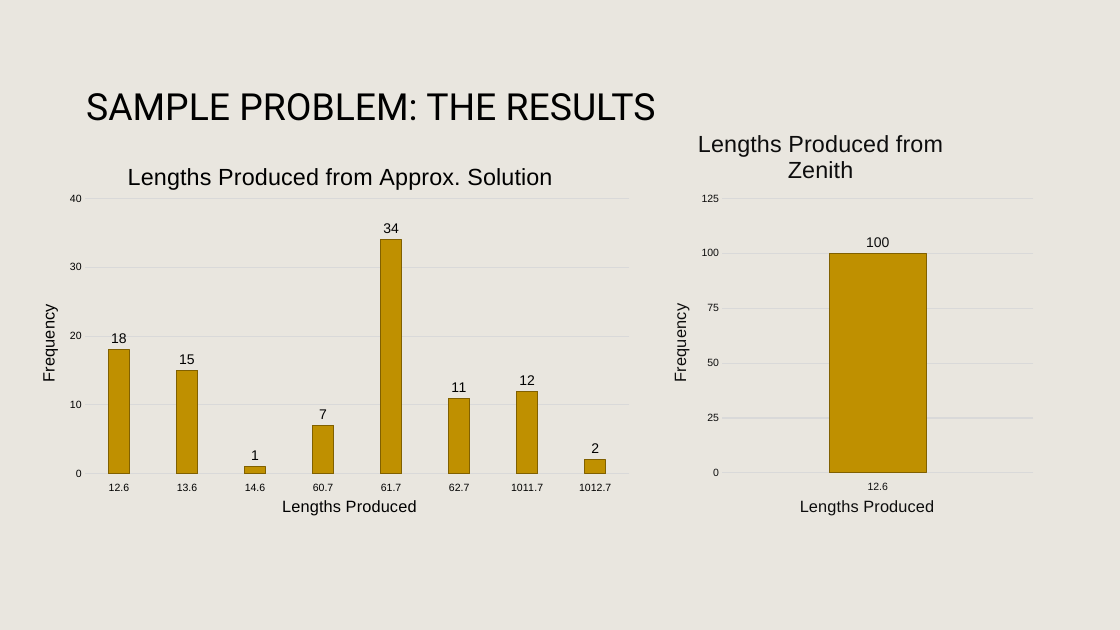
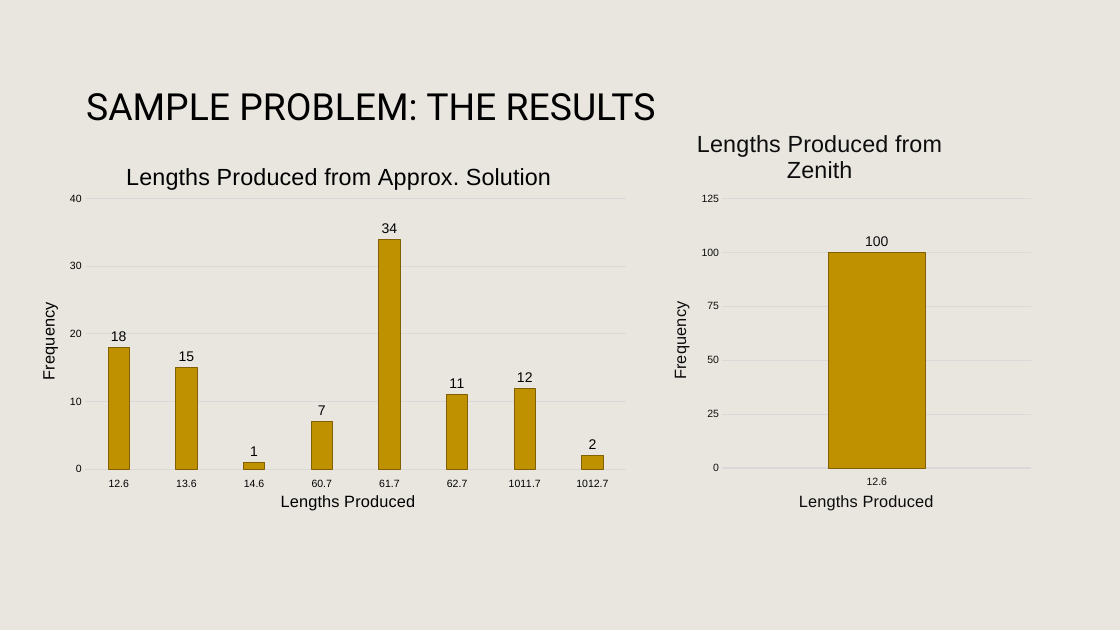
Before and after one commit to PictureOfGray/CS412-Team-NAME, a slide deck: slide 23 of presentations/problem_presentation.pptx. Drawn at 1120x630 pixels with LibreOffice and Linux fonts; fonts in the diff are those of the drawing; background and template pictures are left out. Boxes give left, top, right and bottom in pixels: in the first picture for what was removed or moved away, otherwise in the second. Text is boxed around its words. In the diff, an @@ line names an element or a change of style, - is before the commit and + after.

```diff
--- a/presentations/problem_presentation.pptx
+++ b/presentations/problem_presentation.pptx
@@ column chart at (x1=666, y1=124, x2=1033, y2=516) @@
@@ plot area changed @@
@@ lettering changed @@
@@ column chart resized from (x1=666, y1=124, x2=1035, y2=520) to (x1=666, y1=124, x2=1033, y2=516) @@
@@ column chart at (x1=34, y1=158, x2=629, y2=517) @@
@@ plot area changed @@
@@ lettering changed @@
@@ column chart resized from (x1=34, y1=158, x2=632, y2=521) to (x1=34, y1=158, x2=629, y2=517) @@
```
Also in this commit, not shown: 8 other slides changed.
